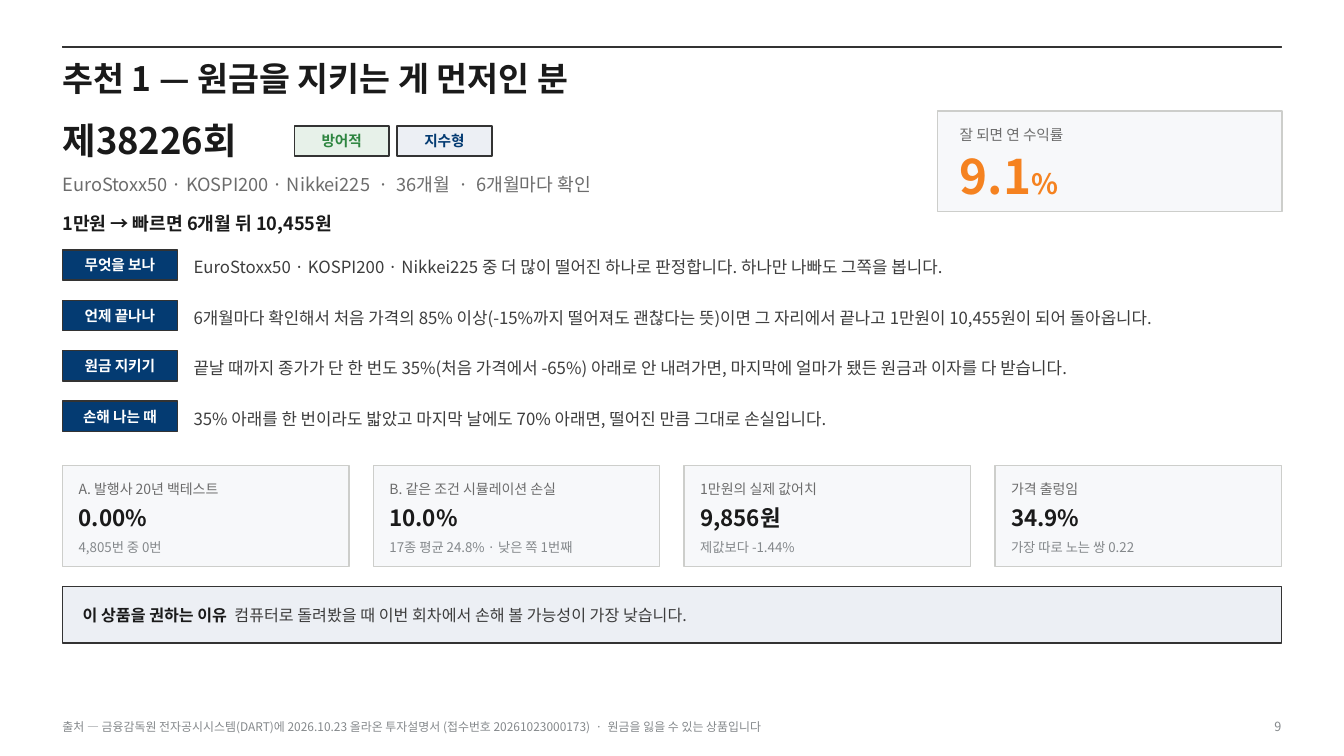
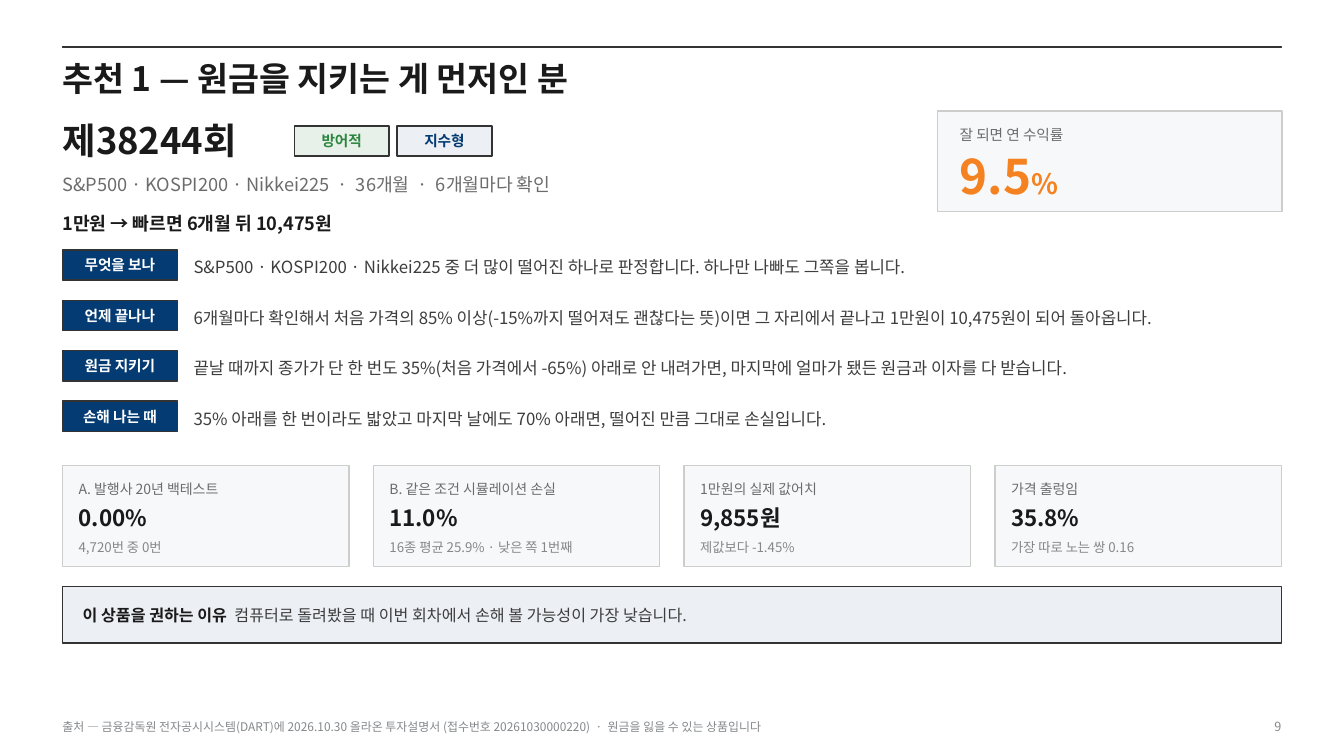
Before and after one commit to hanaroline/work_1, a slide deck: slide 9 of els-analysis-deck.pptx. Drawn at 1344x756 pixels with LibreOffice and Linux fonts; fonts in the diff are those of the drawing. Boxes give left, top, right and bottom in pixels: in the first picture for what was removed or moved away, otherwise in the second. Text is boxed around its words. In the diff, an @@ line names an element or a change of style, - is before the commit and + after.

```diff
--- a/els-analysis-deck.pptx
+++ b/els-analysis-deck.pptx
@@ text at box(63, 123, 238, 158): text changed @@
-제38226회
+제38244회
@@ text at box(62, 176, 550, 193): text changed @@
-EuroStoxx50 · KOSPI200 · Nikkei225 · 36개월 · 6개월마다 확인
+S&P500 · KOSPI200 · Nikkei225 · 36개월 · 6개월마다 확인
@@ text at box(960, 158, 1032, 195): text changed @@
-9.1%
+9.5%
@@ text at box(62, 214, 332, 234): text changed @@
-1만원 → 빠르면 6개월 뒤 10,455원
+1만원 → 빠르면 6개월 뒤 10,475원
@@ text at box(194, 259, 905, 275): text changed @@
-EuroStoxx50 · KOSPI200 · Nikkei225 중 더 많이 떨어진 하나로 판정합니다. 하나만 나빠도 그쪽을 봅니다.
+S&P500 · KOSPI200 · Nikkei225 중 더 많이 떨어진 하나로 판정합니다. 하나만 나빠도 그쪽을 봅니다.
@@ text at box(194, 310, 1152, 327): text changed @@
-6개월마다 확인해서 처음 가격의 85% 이상(-15%까지 떨어져도 괜찮다는 뜻)이면 그 자리에서 끝나고 1만원이 10,455원이 되어 돌아옵니다.
+6개월마다 확인해서 처음 가격의 85% 이상(-15%까지 떨어져도 괜찮다는 뜻)이면 그 자리에서 끝나고 1만원이 10,475원이 되어 돌아옵니다.
@@ text at box(389, 509, 457, 527): text changed @@
-10.0%
+11.0%
@@ text at box(700, 507, 781, 531): text changed @@
-9,856원
+9,855원
@@ text at box(1011, 509, 1079, 527): text changed @@
-34.9%
+35.8%
@@ text at box(79, 541, 162, 554): text changed @@
-4,805번 중 0번
+4,720번 중 0번
@@ text at box(389, 541, 573, 553): text changed @@
-17종 평균 24.8% · 낮은 쪽 1번째
+16종 평균 25.9% · 낮은 쪽 1번째
@@ text at box(700, 541, 795, 553): text changed @@
-제값보다 -1.44%
+제값보다 -1.45%
@@ text at box(1011, 541, 1134, 553): text changed @@
-가장 따로 노는 쌍 0.22
+가장 따로 노는 쌍 0.16
@@ text at box(62, 721, 761, 733): text changed @@
-출처 — 금융감독원 전자공시시스템(DART)에 2026.10.23 올라온 투자설명서 (접수번호 20261023000173) · 원금을 잃을 수 있는 상품입니다
+출처 — 금융감독원 전자공시시스템(DART)에 2026.10.30 올라온 투자설명서 (접수번호 20261030000220) · 원금을 잃을 수 있는 상품입니다
```
Also in this commit, not shown: 15 other slides changed, 22 other files.
